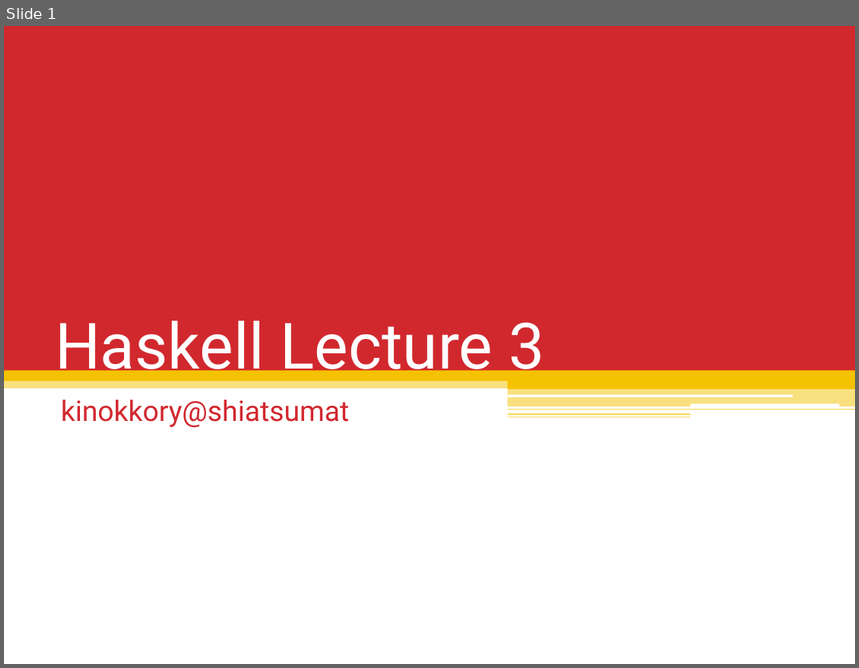
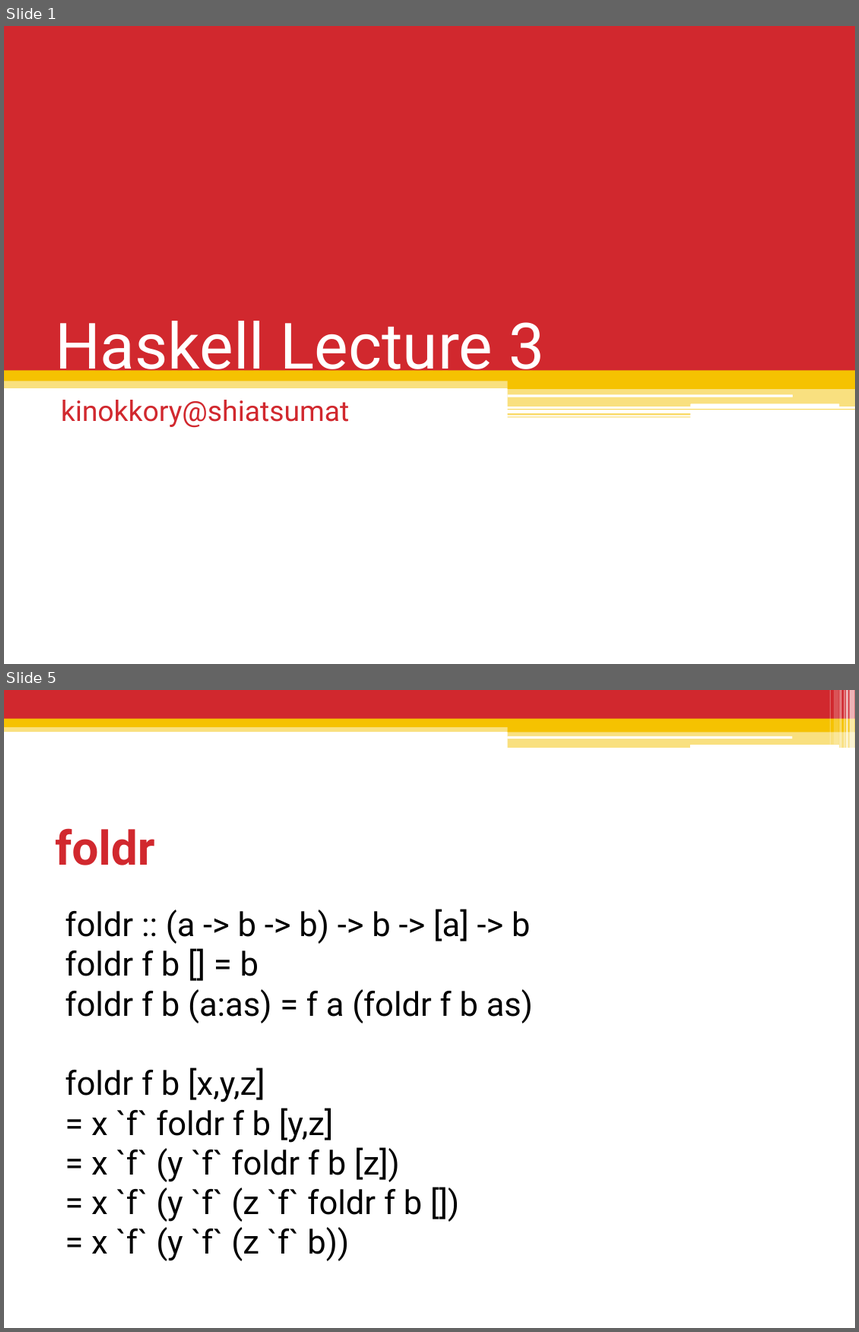
Before and after one commit to shiatsumat/HaskellLecture, a slide deck: 3_recursion_data/slides/3_recursion_data.pptx. Shown one above the other, each under a label of ours: slide 1 before the commit, slides 1 and 5 after it; the slides between them are not shown. The pictures are 859x668 and 859x1332 pixels, drawn with LibreOffice and Linux fonts; fonts in the diff are those of the drawing. Boxes give left, top, right and bottom in pixels: in the first picture for what was removed or moved away, otherwise in the second. Text is boxed around its words. In the diff, an @@ line names an element or a change of style, - is before the commit and + after.

```diff
--- a/3_recursion_data/slides/3_recursion_data.pptx
+++ b/3_recursion_data/slides/3_recursion_data.pptx
@@ slide 5 added at (4,690,855,1328), background #FFFFFF @@
@@ rectangle added at (4,690,855,719), fill #D1282E @@
@@ rectangle added at (829,690,831,745), fill #FFFFFF at 30% opacity @@
@@ rectangle added at (834,690,839,745), fill #FFFFFF at 20% opacity @@
@@ rectangle added at (840,690,842,748), fill #FFFFFF at 40% opacity @@
@@ rectangle added at (844,690,845,748), fill #FFFFFF at 60% opacity @@
@@ rectangle added at (846,690,848,748), fill #FFFFFF at 65% opacity @@
@@ rectangle added at (850,690,855,748), fill #FFFFFF at 65% opacity @@
@@ rectangle added at (4,724,855,732), fill #F5C201 at 50% opacity @@
@@ rectangle added at (4,719,855,727), fill #F5C201 @@
@@ rectangle added at (508,723,855,732), fill #F5C201 @@
@@ rectangle added at (508,731,855,748), fill #F5C201 at 50% opacity @@
@@ rounded rectangle added at (507,736,792,739), fill #FFFFFF @@
@@ rounded rectangle added at (690,745,839,748), fill #FFFFFF @@
@@ title added at (55,828,155,866), 40 pt, text #D1282E, bold @@
+foldr
@@ text added at (65,909,533,1262), 28 pt, text #000000 @@
+foldr :: (a -> b -> b) -> b -> [a] -> b
+foldr f b [] = b
+foldr f b (a:as) = f a (foldr f b as)
+foldr f b [x,y,z]
+= x `f` foldr f b [y,z]
+= x `f` (y `f` foldr f b [z])
+= x `f` (y `f` (z `f` foldr f b [])
+= x `f` (y `f` (z `f` b))
```
Also in this commit, not shown: 4 other slides added, 1 slide removed, 1 other file.
